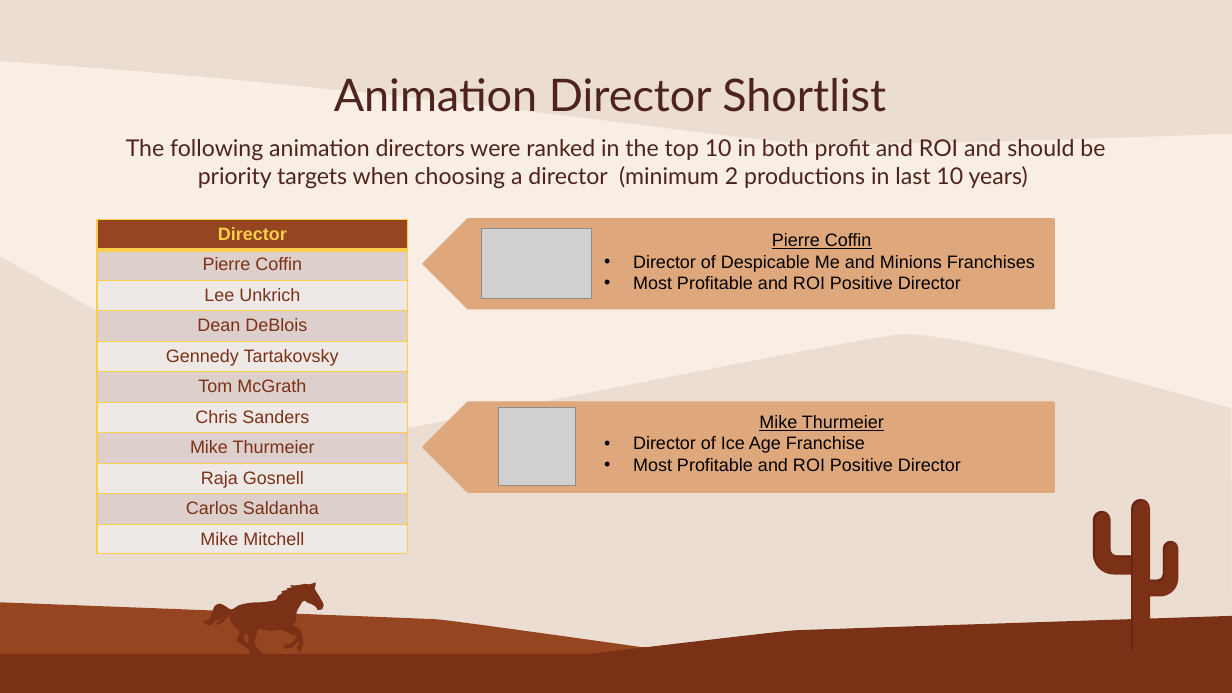
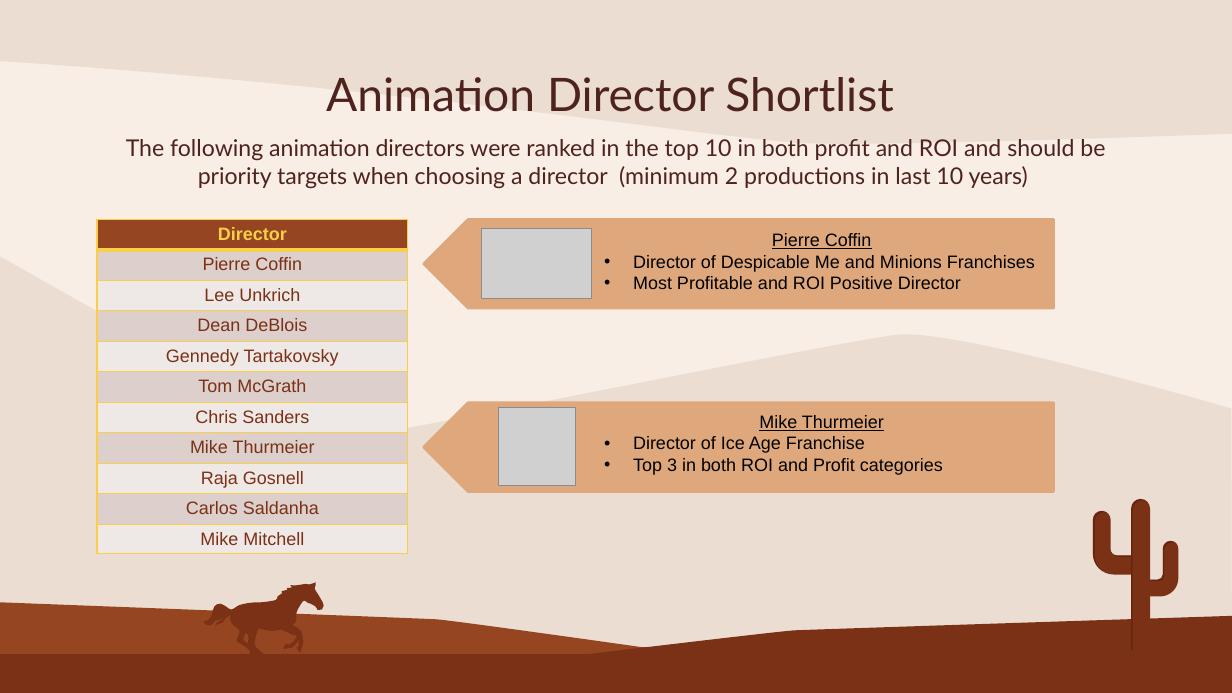
Before and after one commit to michael-pozo/Movie-Data-Analysis-, a slide deck: slide 8 of Movie Industry Analysis .pptx (slide 7 before the commit). Drawn at 1232x693 pixels with LibreOffice and Linux fonts; fonts in the diff are those of the drawing; grey boxes stand for pictures. Boxes give left, top, right and bottom in pixels: in the first picture for what was removed or moved away, otherwise in the second. Text is boxed around its words. In the diff, an @@ line names an element or a change of style, - is before the commit and + after.

```diff
--- a/Movie Industry Analysis .pptx
+++ b/Movie Industry Analysis .pptx
@@ title "Animation Director Shortlist" at [326, 77, 893, 112]: size 35 to 36 pt @@
@@ text at [633, 458, 943, 475]: text changed @@
-• Most Profitable and ROI Positive Director
+• Top 3 in both ROI and Profit categories
```
Also in this commit, not shown: 5 other slides changed, 3 slides added, 6 other files.
